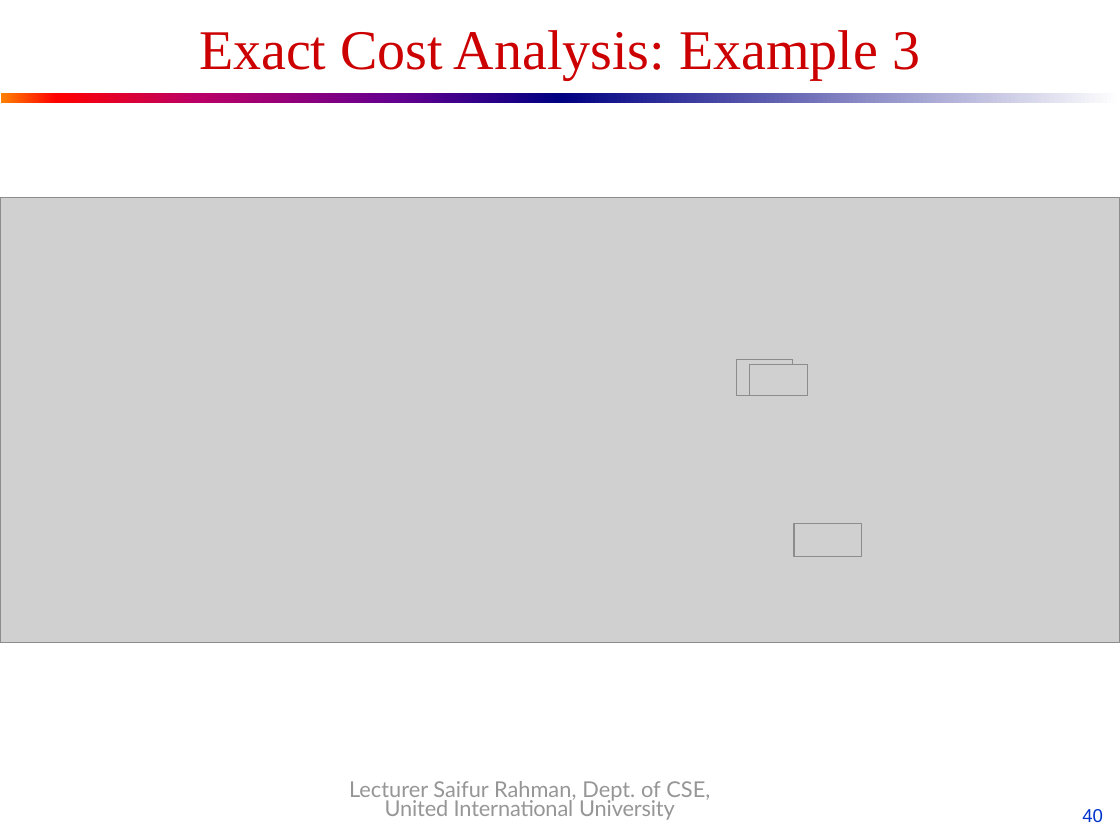
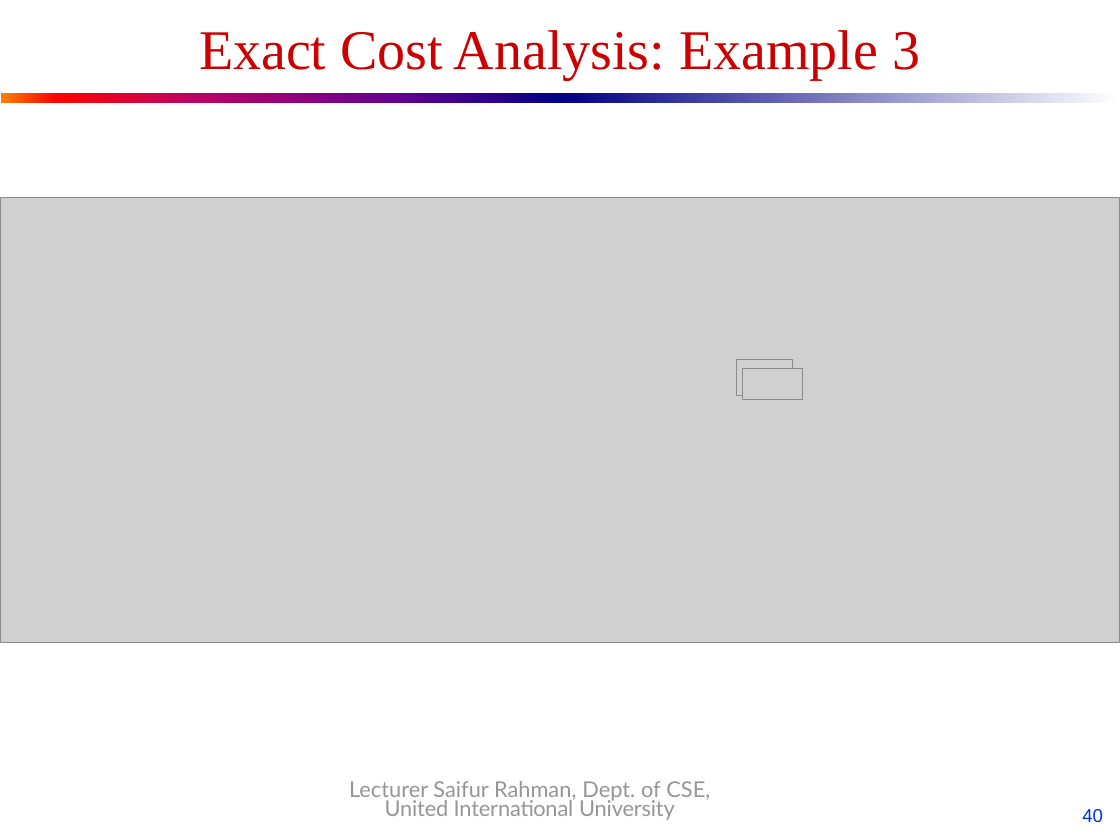
Before and after one commit to saifurrahman1701/UIU-Courses-Materials-, a slide deck: slide 40 of BSCSE/[251] Spring 2025/DSA-II_CSE 2217/Slides/01-Analyzing Algorithms.pptx. Drawn at 1120x840 pixels with LibreOffice and Linux fonts; fonts in the diff are those of the drawing; grey boxes stand for pictures. Boxes give left, top, right and bottom in pixels: in the first picture for what was removed or moved away, otherwise in the second. Text is boxed around its words. In the diff, an @@ line names an element or a change of style, - is before the commit and + after.

```diff
--- a/BSCSE/[251] Spring 2025/DSA-II_CSE 2217/Slides/01-Analyzing Algorithms.pptx
+++ b/BSCSE/[251] Spring 2025/DSA-II_CSE 2217/Slides/01-Analyzing Algorithms.pptx
@@ picture: place and size @@
-picture at box(749, 365, 806, 395)
+picture at box(743, 368, 802, 400)
@@ picture removed at box(794, 524, 861, 558) @@
```
Also in this commit, not shown: 9 other files.
